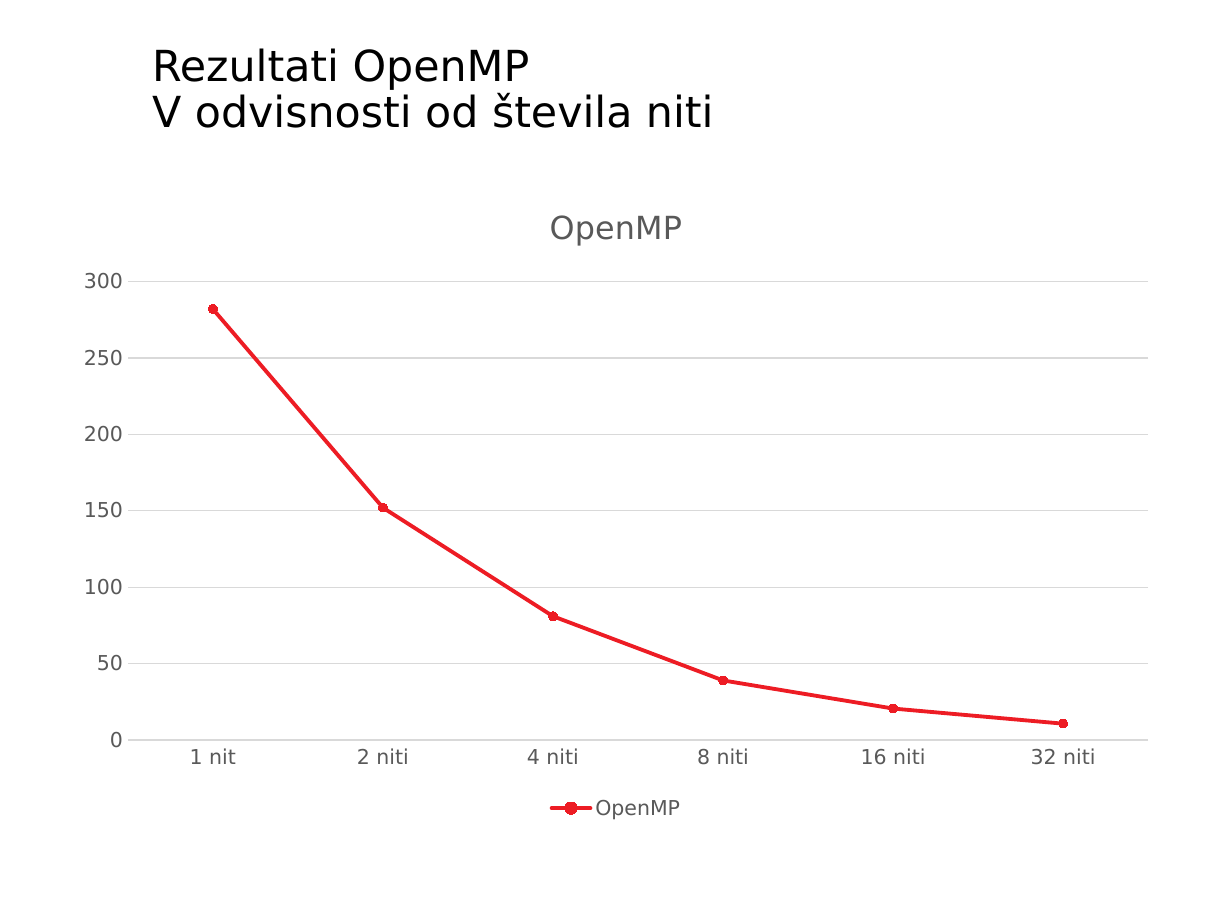
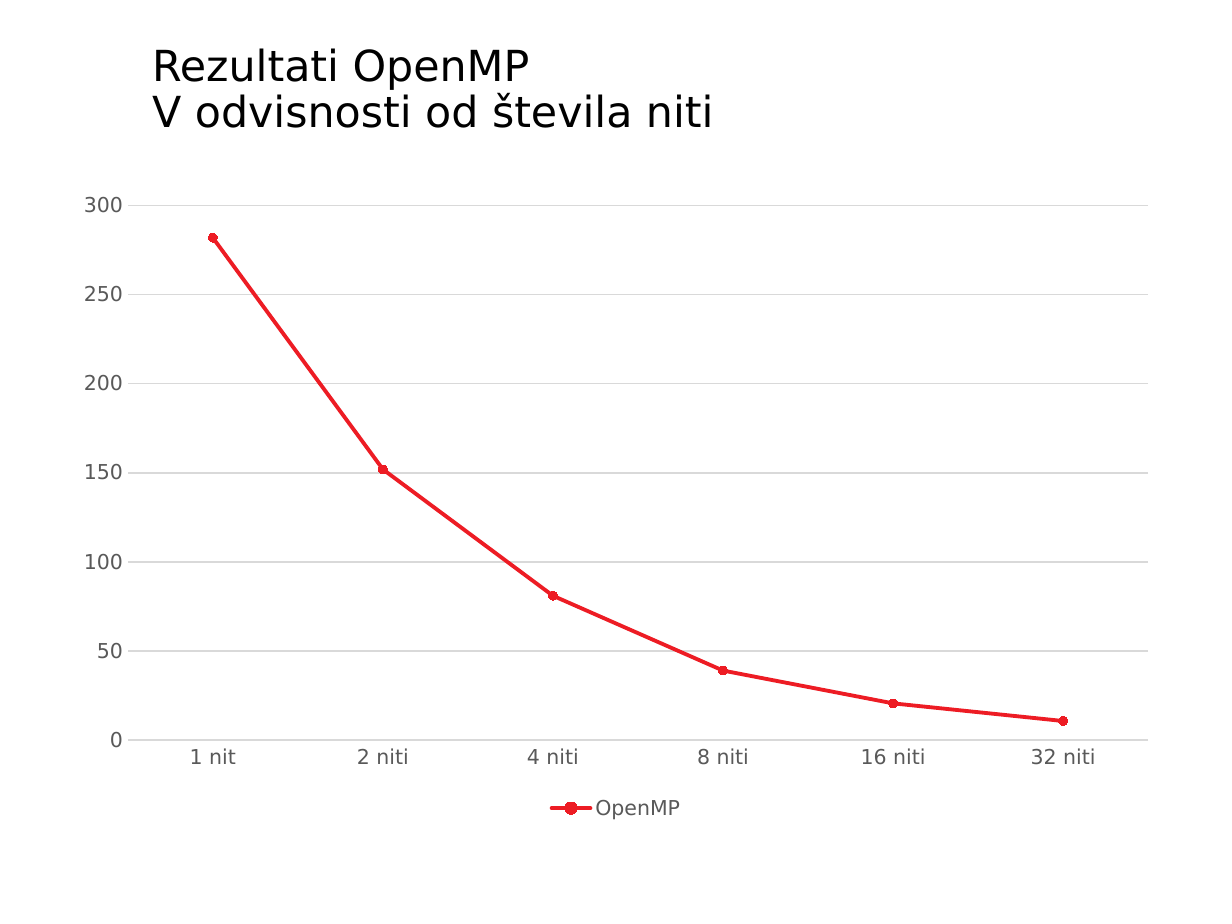
Before and after one commit to ph2355/heat-distribution, a slide deck: slide 12 of presentation.pptx. Drawn at 1232x924 pixels with LibreOffice and Linux fonts; fonts in the diff are those of the drawing; background and template pictures are left out. Boxes give left, top, right and bottom in pixels: in the first picture for what was removed or moved away, otherwise in the second. Text is boxed around its words. In the diff, an @@ line names an element or a change of style, - is before the commit and + after.

Commit message:
Fixed ppt errors

```diff
--- a/presentation.pptx
+++ b/presentation.pptx
@@ line chart at bbox=[62, 181, 1170, 825] @@
@@ title "OpenMP" removed @@
```
